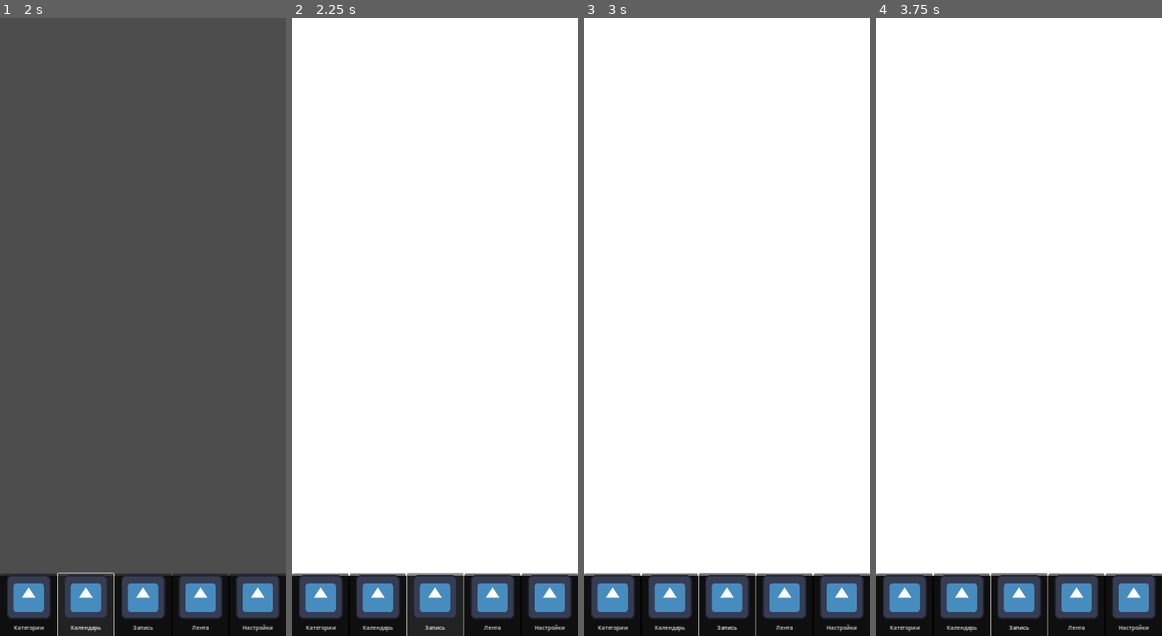
Above: before the commit, frames 1-4 (left to right).
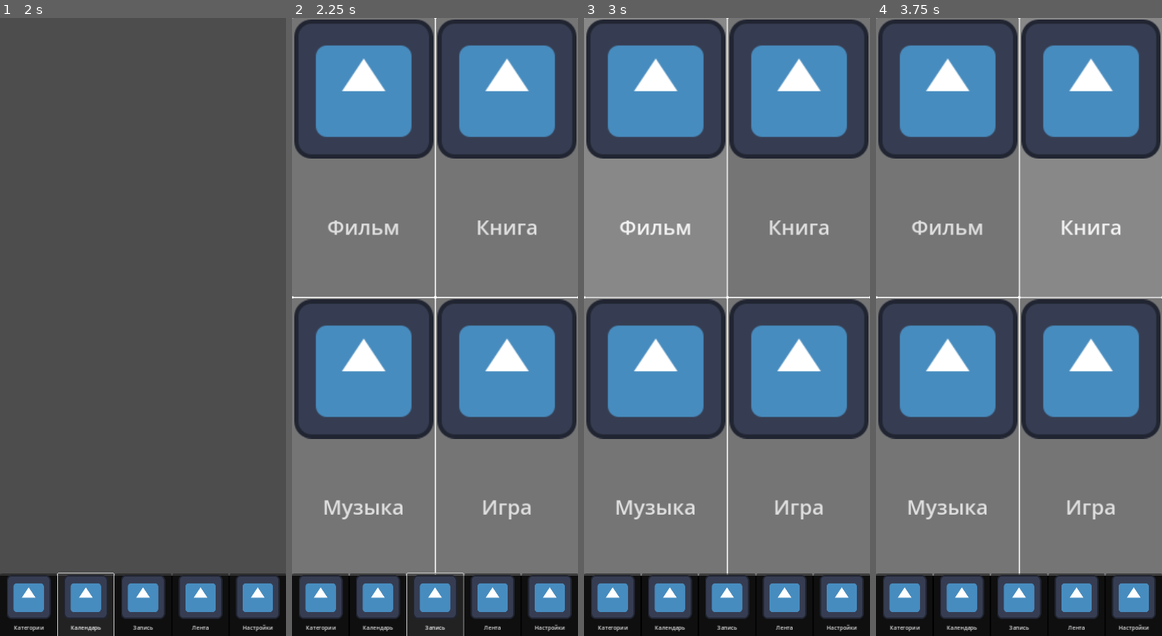
Above: after the commit, the same moments.

Repository: Maweill/ent-log-app
Game: Godot game, scene res://scenes/main/main.tscn
The game is run twice, just before and just after one commit, with the same random seed, the same clock (stepped at 60 frames per second) and the same inputs. The engine's default icon, where the game draws it, is replaced by a stand-in: a white triangle on a blue panel in a dark square.
Inputs (mouse positions are in pixels of both pictures, inside the frame that each line leads up to):
- Up to frame 1 (2 s): click "Категории" at 0.5 s; click "Календарь" at 1.25 s
- Up to frame 2 (2.25 s): click "Запись" at 2 s
- Up to frame 3 (3 s): click (655, 160) at 2.75 s, where only the run after the commit has a clickable "Фильм"
- Up to frame 4 (3.75 s): click (1090, 160) at 3.5 s, where only the run after the commit has a clickable "Книга"

Frame 1 is identical in both runs. In frame 2, 88% of the frame differs, in the area x 0-100%, y 0-91%; in frame 3, 88%; in frame 4, 89%, in the area x 0-100%, y 0-100%.

Commit message:
Написал задачи

Diff:
--- a/scenes/autoload/ui_manager/ui_manager.gd
+++ b/scenes/autoload/ui_manager/ui_manager.gd
@@ -1,11 +1,14 @@
 extends Control
+
 
 enum MenuType {
 	NEW_RECORD
 }
 
+
 @export var new_record_menu_scene: PackedScene
 @export var menu_container: Control
+
 
 func show_menu(menuType: MenuType):
 	var menu: BaseMenu
--- a/scenes/ui/navigation_menu/navigation_menu.gd
+++ b/scenes/ui/navigation_menu/navigation_menu.gd
@@ -1,7 +1,9 @@
 extends BaseMenu
+
 
 @export
 var new_record_menu_scene: PackedScene
+
 
 @onready var categories_button: Button = %Categories
 @onready var calendar_button: Button = %Calendar
@@ -9,5 +11,6 @@
 @onready var feed_button: Button = %Feed
 @onready var settings_button: Button = %Settings
 
+
 func _on_new_record_pressed() -> void:
 	UiManager.show_menu(UiManager.MenuType.NEW_RECORD)
--- a/scenes/ui/new_record_menu/new_record_menu.gd
+++ b/scenes/ui/new_record_menu/new_record_menu.gd
@@ -1 +1,21 @@
 extends BaseMenu
+
+
+func _on_add_movie_pressed() -> void:
+	#TODO Открыть форму для добавления кино
+	pass # Replace with function body.
+
+
+func _on_add_book_pressed() -> void:
+	#TODO Открыть форму для добавления книги
+	pass # Replace with function body.
+
+
+func _on_add_music_pressed() -> void:
+	#TODO Открыть форму для добавления музыки
+	pass # Replace with function body.
+
+
+func _on_add_game_pressed() -> void:
+	#TODO Открыть форму для добавления игры
+	pass # Replace with function body.
--- a/scenes/ui/new_record_menu/new_record_menu.tscn
+++ b/scenes/ui/new_record_menu/new_record_menu.tscn
@@ -1,6 +1,7 @@
-[gd_scene load_steps=2 format=3 uid="uid://c8wab8cyr5jee"]
+[gd_scene load_steps=3 format=3 uid="uid://c8wab8cyr5jee"]
 
 [ext_resource type="Script" path="res://scenes/ui/new_record_menu/new_record_menu.gd" id="1_jifdv"]
+[ext_resource type="Texture2D" uid="uid://bf46kaeffbknr" path="res://icon.svg" id="2_2sxhr"]
 
 [node name="NewRecordMenu" type="Control"]
 layout_mode = 3
@@ -18,3 +19,61 @@
 anchor_bottom = 1.0
 grow_horizontal = 2
 grow_vertical = 2
+
+[node name="GridContainer" type="GridContainer" parent="."]
+layout_mode = 1
+anchors_preset = 15
+anchor_right = 1.0
+anchor_bottom = 1.0
+grow_horizontal = 2
+grow_vertical = 2
+columns = 2
+
+[node name="AddMovie" type="Button" parent="GridContainer"]
+layout_mode = 2
+size_flags_horizontal = 3
+size_flags_vertical = 3
+theme_override_font_sizes/font_size = 60
+text = "Фильм"
+icon = ExtResource("2_2sxhr")
+icon_alignment = 1
+vertical_icon_alignment = 0
+expand_icon = true
+
+[node name="AddBook" type="Button" parent="GridContainer"]
+layout_mode = 2
+size_flags_horizontal = 3
+size_flags_vertical = 3
+theme_override_font_sizes/font_size = 60
+text = "Книга"
+icon = ExtResource("2_2sxhr")
+icon_alignment = 1
+vertical_icon_alignment = 0
+expand_icon = true
+
+[node name="AddMusic" type="Button" parent="GridContainer"]
+layout_mode = 2
+size_flags_horizontal = 3
+size_flags_vertical = 3
+theme_override_font_sizes/font_size = 60
+text = "Музыка"
+icon = ExtResource("2_2sxhr")
+icon_alignment = 1
+vertical_icon_alignment = 0
+expand_icon = true
+
+[node name="AddGame" type="Button" parent="GridContainer"]
+layout_mode = 2
+size_flags_horizontal = 3
+size_flags_vertical = 3
+theme_override_font_sizes/font_size = 60
+text = "Игра"
+icon = ExtResource("2_2sxhr")
+icon_alignment = 1
+vertical_icon_alignment = 0
+expand_icon = true
+
+[connection signal="pressed" from="GridContainer/AddMovie" to="." method="_on_add_movie_pressed"]
+[connection signal="pressed" from="GridContainer/AddBook" to="." method="_on_add_book_pressed"]
+[connection signal="pressed" from="GridContainer/AddMusic" to="." method="_on_add_music_pressed"]
+[connection signal="pressed" from="GridContainer/AddGame" to="." method="_on_add_game_pressed"]
Not shown, changed: kanban_tasks_data.kanban
